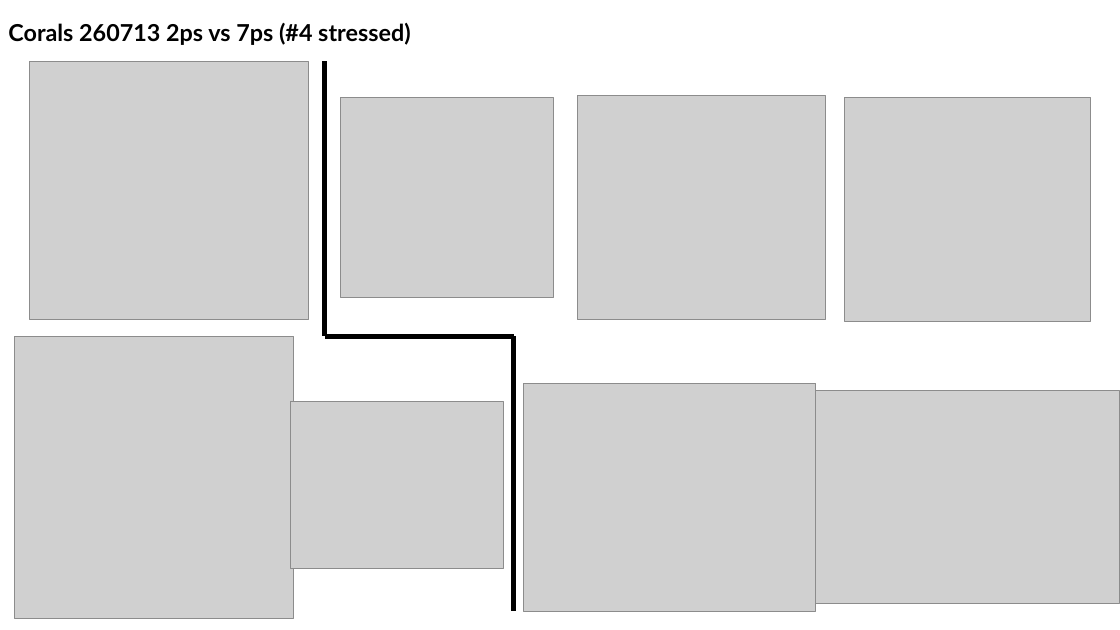
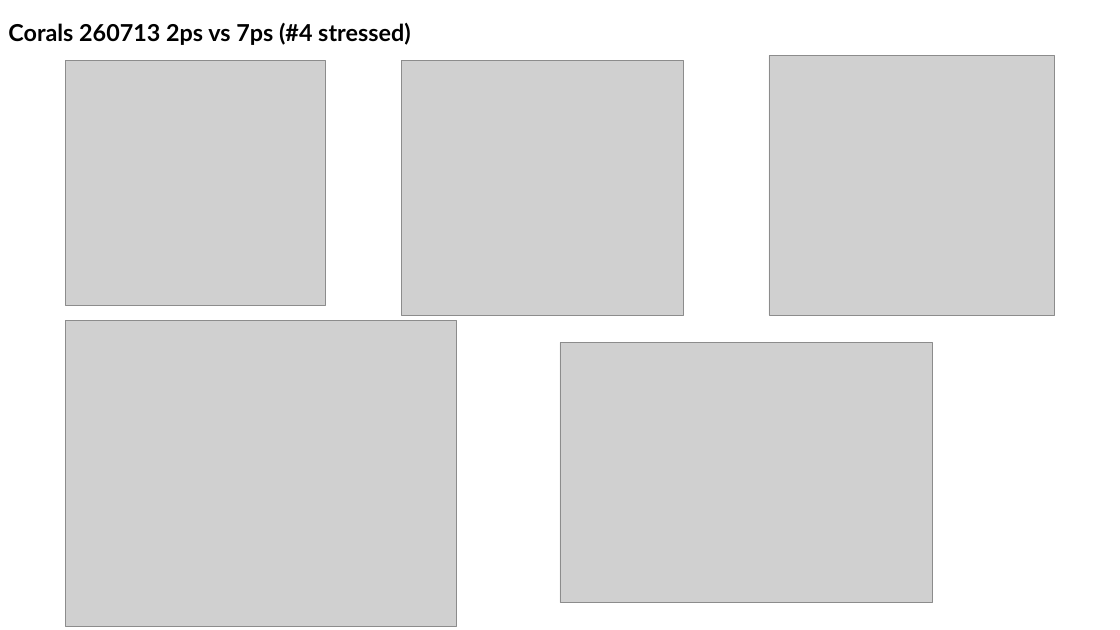
Before and after one commit to sachabuc/SRS_analysis, a slide deck: slide 20 of meetings/reu_151026_figures_papiers.pptx (slide 26 before the commit). Drawn at 1120x630 pixels with LibreOffice and Linux fonts; fonts in the diff are those of the drawing; grey boxes stand for pictures. Boxes give left, top, right and bottom in pixels: in the first picture for what was removed or moved away, otherwise in the second. Text is boxed around its words. In the diff, an @@ line names an element or a change of style, - is before the commit and + after.

```diff
--- a/meetings/reu_151026_figures_papiers.pptx
+++ b/meetings/reu_151026_figures_papiers.pptx
@@ picture: place and size @@
-picture at [844, 97, 1091, 321]
+picture at [769, 55, 1054, 315]
@@ picture removed at [29, 61, 308, 319] @@
@@ picture: place and size @@
-picture at [341, 97, 554, 297]
+picture at [66, 60, 325, 305]
@@ line removed from (325, 61) to (325, 336) @@
@@ picture: place and size @@
-picture at [577, 96, 825, 319]
+picture at [402, 60, 684, 315]
@@ picture: place and size @@
-picture at [524, 383, 817, 612]
+picture at [66, 320, 457, 626]
@@ picture removed at [15, 336, 294, 618] @@
@@ line removed from (325, 336) to (513, 336) @@
@@ line removed from (513, 336) to (513, 612) @@
@@ picture: place and size @@
-picture at [816, 391, 1119, 603]
+picture at [560, 343, 933, 602]
@@ picture removed at [291, 402, 503, 569] @@
```
Also in this commit, not shown: 9 other slides changed, 3 slides added, 6 slides removed, 13 other files.
